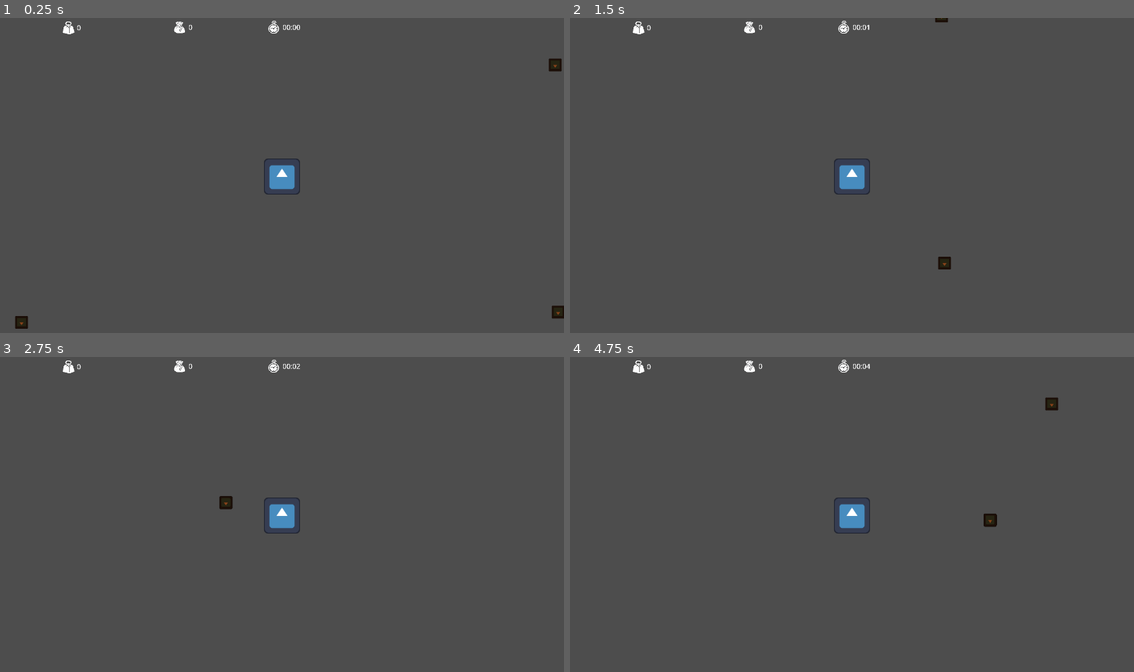
Above: before the commit, frames 1-4 (two rows, left to right).
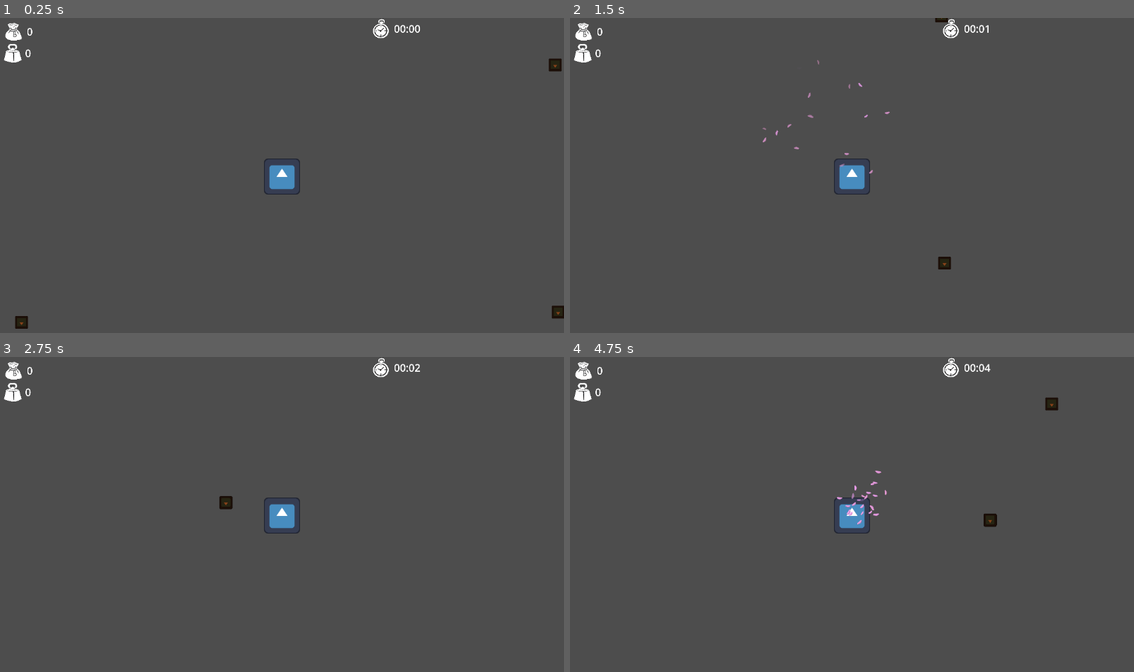
Above: after the commit, the same moments.

Repository: Lu-ni/upsi-jam-6
Game: Godot game, scene res://scenes/MainScene.tscn
The game is run twice, just before and just after one commit, with the same random seed, the same clock (stepped at 60 frames per second) and the same inputs. The engine's default icon, where the game draws it, is replaced by a stand-in: a white triangle on a blue panel in a dark square.
Inputs (mouse positions are in pixels of both pictures, inside the frame that each line leads up to):
- Up to frame 1 (0.25 s): no input
- Up to frame 2 (1.5 s): tap Enter at 0.5 s; move the mouse to (976, 159) at 0.52 s; hold Right (ui_right) 0.53-1.28 s; tap E (petals, bound only after the commit) at 0.6, 1.35 s; move the mouse to (739, 191) at 1.27 s; hold Down (ui_down) from 1.28 s (still down)
- Up to frame 3 (2.75 s): move the mouse to (338, 445) at 2.02 s; release Down (ui_down) at 2.03 s; hold Right (ui_right) from 2.03 s (still down); tap E (petals, bound only after the commit) at 2.1 s
- Up to frame 4 (4.75 s): move the mouse to (823, 577) at 2.77 s; release Right (ui_right) at 2.78 s; hold W (ui_up) 2.78-3.53 s; tap E (petals, bound only after the commit) at 2.85, 3.6, 4.35 s; move the mouse to (1021, 561) at 3.52 s; hold Left (ui_left) from 3.53 s (still down); move the mouse to (682, 467) at 4.27 s

The runs differ from the first frame. In frame 1, 0.7% of the frame differs, in the area x 0-75%, y 0-15%; in frame 2, 0.7%; in frame 3, 0.7%; in frame 4, 0.8%, in the area x 0-75%, y 0-54%.

Commit message:
Petals n stuff?

Diff:
--- a/project.godot
+++ b/project.godot
@@ -67,3 +67,8 @@
 , Object(InputEventKey,"resource_local_to_scene":false,"resource_name":"","device":-1,"window_id":0,"alt_pressed":false …(183 unchanged characters)…
 ]
 }
+petals={
+"deadzone": 0.2,
+"events": [Object(InputEventKey,"resource_local_to_scene":false,"resource_name":"","device":-1,"window_id":0,"alt_pressed":false,"shift_pressed":false,"ctrl_pressed":false,"meta_pressed":false,"pressed":false,"keycode":0,"physical_keycode":69,"key_label":0,"unicode":101,"location":0,"echo":false,"script":null)
+]
+}
--- a/scenes/HUD.tscn
+++ b/scenes/HUD.tscn
@@ -10,11 +10,11 @@
 script = ExtResource("1_fls4u")
 
 [node name="ItemList" type="VBoxContainer" parent="." unique_id=1672027048]
-offset_left = 37.0
-offset_top = 98.0
-offset_right = 165.0
-offset_bottom = 1102.762
-scale = Vector2(0.42, 0.42)
+offset_left = 24.000002
+offset_top = 110.0
+offset_right = 152.0
+offset_bottom = 1114.762
+scale = Vector2(0.33, 0.33)
 size_flags_horizontal = 3
 size_flags_vertical = 3
 size_flags_stretch_ratio = 0.0
@@ -28,8 +28,8 @@
 texture = ExtResource("1_qpvh6")
 
 [node name="Weight" type="Sprite2D" parent="." unique_id=880909006]
-position = Vector2(140, 20.000004)
-scale = Vector2(0.155, 0.155)
+position = Vector2(26, 72)
+scale = Vector2(0.23, 0.23)
 texture = ExtResource("3_1etfg")
 
 [node name="Label" type="Label" parent="Weight" unique_id=497785977]
@@ -41,8 +41,8 @@
 text = "0"
 
 [node name="Value" type="Sprite2D" parent="." unique_id=1959881150]
-position = Vector2(367, 19.000002)
-scale = Vector2(0.155, 0.155)
+position = Vector2(28, 28)
+scale = Vector2(0.23, 0.23)
 texture = ExtResource("4_nysna")
 
 [node name="Label" type="Label" parent="Value" unique_id=205730385]
@@ -54,8 +54,8 @@
 text = "0"
 
 [node name="Time" type="Sprite2D" parent="." unique_id=1727786038]
-position = Vector2(559, 19.000002)
-scale = Vector2(0.155, 0.155)
+position = Vector2(778, 22)
+scale = Vector2(0.23, 0.23)
 texture = ExtResource("5_f6qnu")
 
 [node name="Label" type="Label" parent="Time" unique_id=687337136]
--- a/scenes/Player.tscn
+++ b/scenes/Player.tscn
@@ -2,6 +2,40 @@
 
 [ext_resource type="Script" uid="uid://doyrqmd1d1vvl" path="res://scripts/player.gd" id="1_v6fml"]
 [ext_resource type="Texture2D" uid="uid://t17t3iqkesbp" path="res://icon.svg" id="2_3li8b"]
+[ext_resource type="Script" uid="uid://dro2n346ylcnk" path="res://scripts/flower_petals.gd" id="3_3li8b"]
+[ext_resource type="Texture2D" uid="uid://b5ptlnxm6g88a" path="res://assets/particles/petal.png" id="3_mdl7e"]
+
+[sub_resource type="Curve" id="Curve_mdl7e"]
+_data = [Vector2(0.020270273, 1), 0.0, 0.0, 0, 0, Vector2(0.972973, 0), 0.0, 0.0, 0, 0]
+point_count = 2
+
+[sub_resource type="CurveTexture" id="CurveTexture_qu4a1"]
+curve = SubResource("Curve_mdl7e")
+
+[sub_resource type="ParticleProcessMaterial" id="ParticleProcessMaterial_3li8b"]
+lifetime_randomness = 1.0
+particle_flag_disable_z = true
+emission_shape_scale = Vector3(10, 10, 0)
+emission_shape = 1
+emission_sphere_radius = 1.0
+spread = 25.183
+initial_velocity_min = 394.55
+initial_velocity_max = 646.33997
+angular_velocity_min = -300.0
+angular_velocity_max = 299.99997
+orbit_velocity_min = -0.019999906
+orbit_velocity_max = 0.020000096
+radial_velocity_min = 19.999977
+radial_velocity_max = 29.999977
+gravity = Vector3(0, 0, 0)
+scale_min = 0.5
+scale_max = 0.79999995
+alpha_curve = SubResource("CurveTexture_qu4a1")
+turbulence_enabled = true
+turbulence_noise_strength = 0.48
+turbulence_noise_scale = 3.957
+turbulence_influence_min = 0.030000001
+turbulence_influence_max = 0.082
 
 [node name="Player" type="CharacterBody2D" unique_id=657339320 groups=["player"]]
 script = ExtResource("1_v6fml")
@@ -14,3 +48,14 @@
 [node name="Camera2D" type="Camera2D" parent="." unique_id=1720887917]
 
 [node name="Skeleton2D" type="Skeleton2D" parent="." unique_id=1963170893]
+
+[node name="GPUParticles2D" type="GPUParticles2D" parent="." unique_id=399853638]
+emitting = false
+amount = 26
+texture = ExtResource("3_mdl7e")
+lifetime = 2.78
+one_shot = true
+explosiveness = 0.89
+randomness = 0.4
+process_material = SubResource("ParticleProcessMaterial_3li8b")
+script = ExtResource("3_3li8b")
--- /dev/null
+++ b/scripts/flower_petals.gd
@@ -0,0 +1,52 @@
+extends GPUParticles2D
+
+var ready_to_blow: bool = true
+
+var pink_color: Color = Color(1.0, 0.65, 0.85, 1.0)
+var purple_color: Color = Color(0.85, 0.6, 1.0, 1.0)
+
+@export var fade_start: float = 0.7
+@export var fade_end: float = 1.0
+
+func _ready() -> void:
+	_setup_gradient()
+
+func _setup_gradient():
+	var gradient := Gradient.new()
+	for i in range(10):
+		var t = i / 9.0
+		var rand_color = pink_color.lerp(purple_color, randf())
+		gradient.add_point(t, Color(rand_color.r, rand_color.g, rand_color.b, 1.0))
+	gradient.add_point(fade_end, Color(1, 1, 1, 0))
+
+	var tex := GradientTexture1D.new()
+	tex.gradient = gradient
+
+	var mat := process_material as ParticleProcessMaterial
+	mat.color_ramp = tex
+
+func burst_in_direction(dir: Vector2):
+	var mat := process_material as ParticleProcessMaterial
+	mat.direction = Vector3(dir.x, dir.y, 0).normalized()
+
+	emitting = false
+	emitting = true
+	ready_to_blow = false
+
+func _process(_delta: float) -> void:
+	if ready_to_blow and Input.is_action_just_pressed("petals"):
+		ready_to_blow = false
+		var mouse_pos = get_global_mouse_position()
+		var dir = (mouse_pos - global_position).normalized()
+
+		var new_emitter: GPUParticles2D = duplicate()
+		new_emitter.one_shot = true
+		add_sibling(new_emitter)
+		new_emitter.global_position = global_position
+		new_emitter.amount = amount
+		new_emitter.burst_in_direction(dir)
+		new_emitter.finished.connect(new_emitter.queue_free)
+		new_emitter.finished.connect(on_burst_end)
+
+func on_burst_end():
+	ready_to_blow = true
Binary file added: assets/particles/petal.png
Not shown, added: assets/particles/petal.png.import
Not shown, added: scripts/flower_petals.gd.uid
